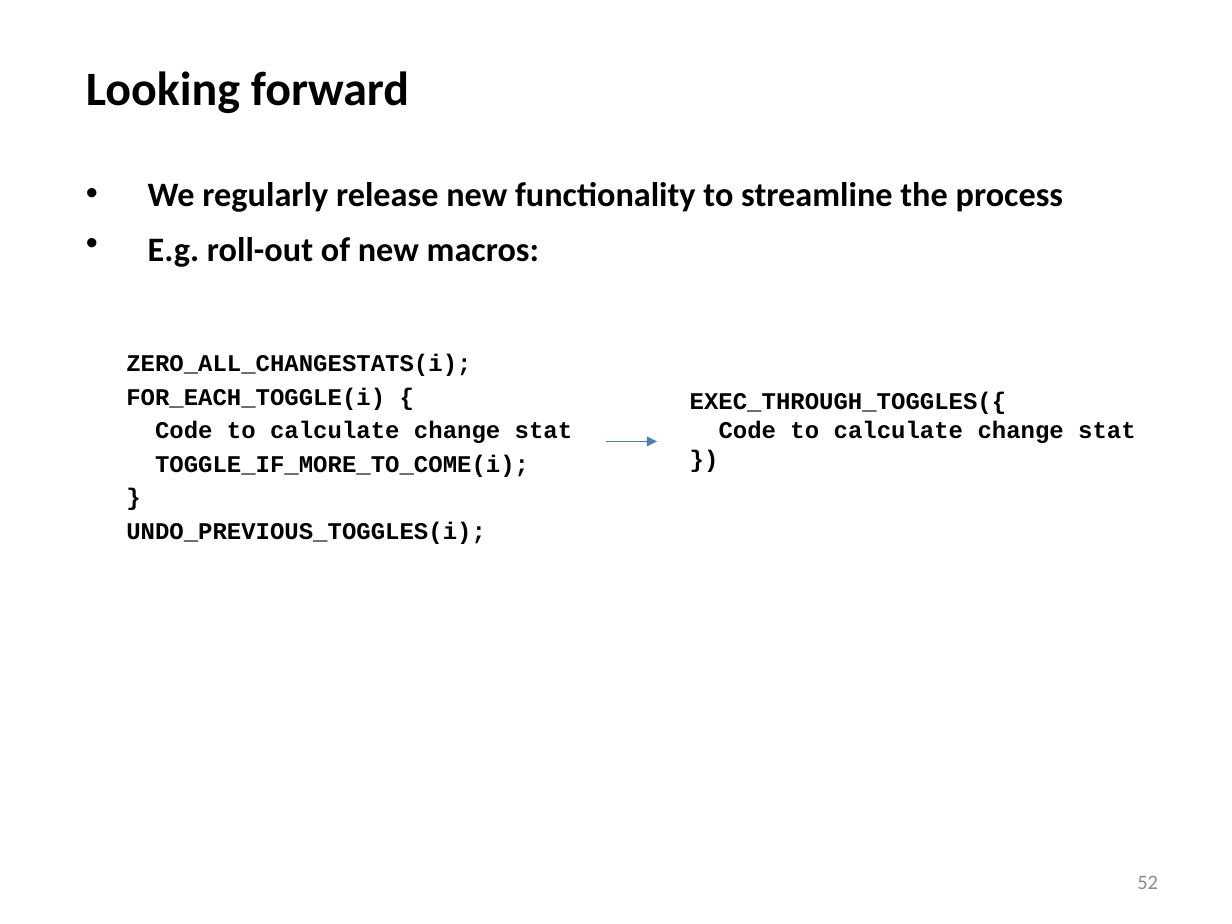
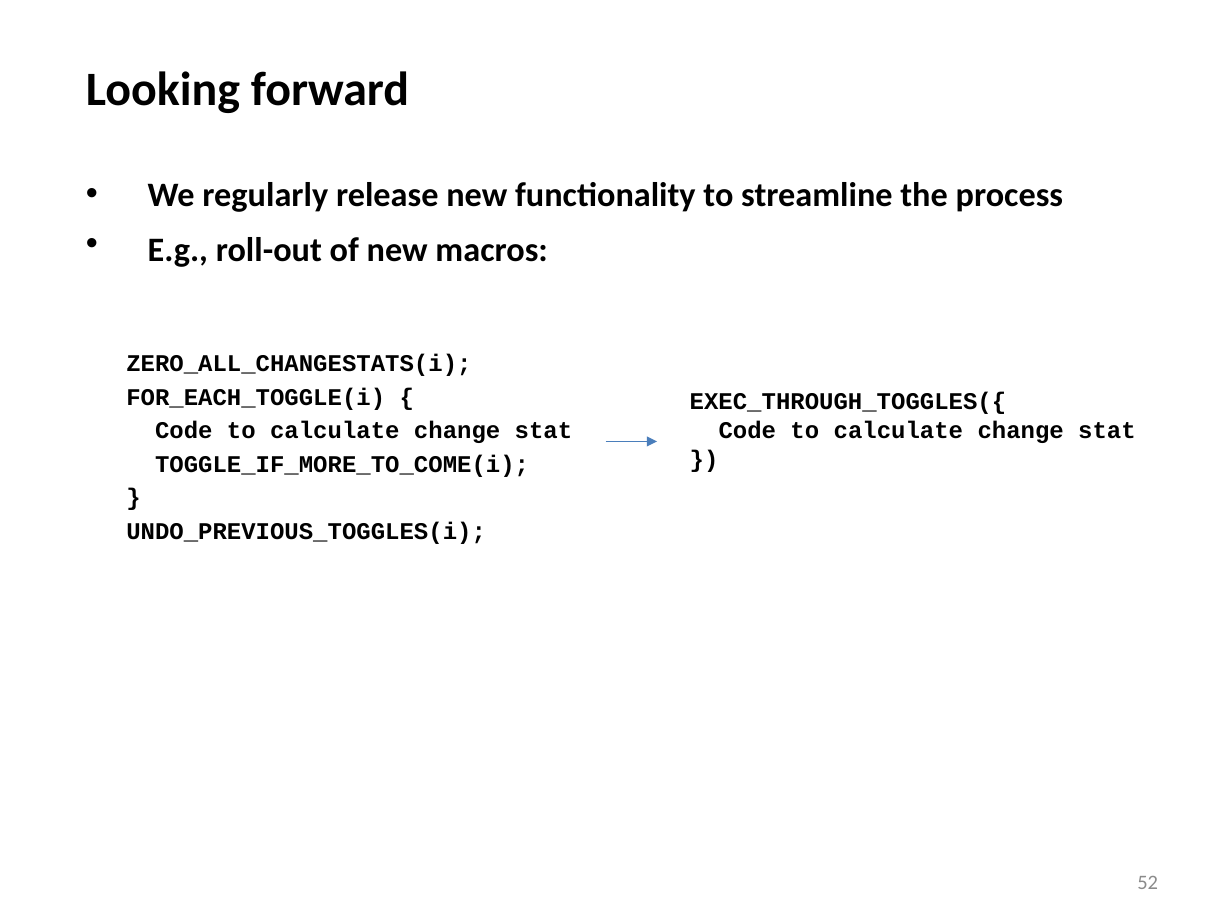
Before and after one commit to statnet/Workshops----OBSOLETE, a slide deck: slide 52 of ergm.userterms/EUT tutorial slides.pptx. Drawn at 1232x924 pixels with LibreOffice and Linux fonts; fonts in the diff are those of the drawing. Boxes give left, top, right and bottom in pixels: in the first picture for what was removed or moved away, otherwise in the second. Text is boxed around its words. In the diff, an @@ line names an element or a change of style, - is before the commit and + after.

```diff
--- a/ergm.userterms/EUT tutorial slides.pptx
+++ b/ergm.userterms/EUT tutorial slides.pptx
@@ text at [148, 237, 547, 267]: text changed @@
-• E.g. roll-out of new macros:
+• E.g., roll-out of new macros:
```
Also in this commit, not shown: 14 other slides changed.
